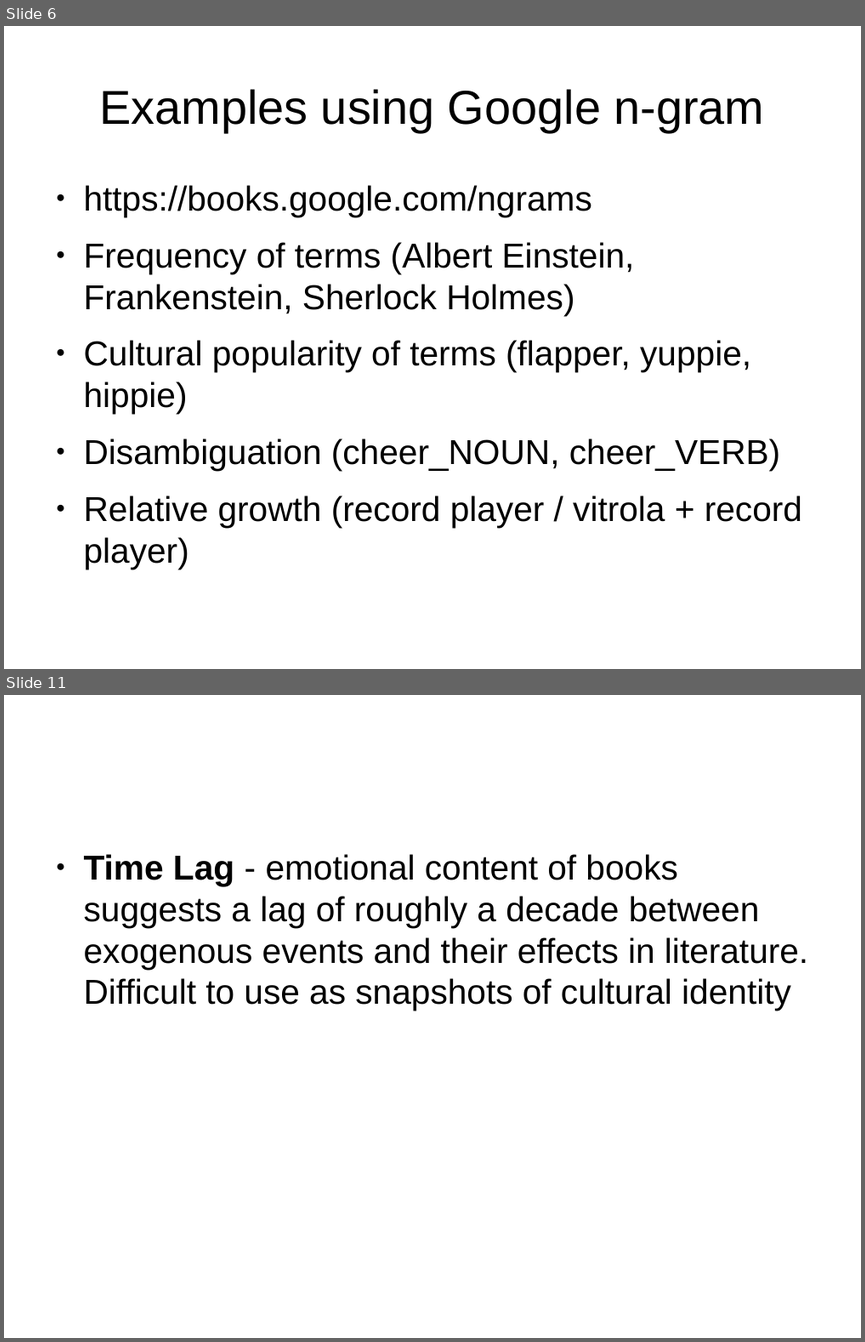
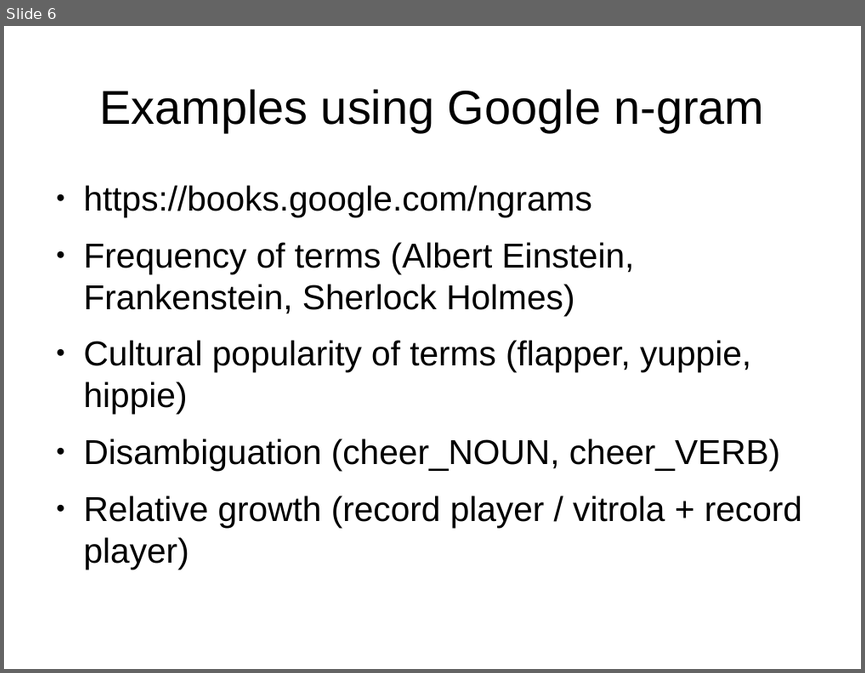
Before and after one commit to loudermilk/brownbag, a slide deck: decks/ngram.odp. Shown one above the other, each under a label of ours: slides 6 and 11 before the commit, slide 6 after it; the slides between them are not shown. The pictures are 865x1342 and 865x673 pixels, drawn with LibreOffice and Linux fonts; fonts in the diff are those of the drawing. Boxes give left, top, right and bottom in pixels: in the first picture for what was removed or moved away, otherwise in the second. Text is boxed around its words. In the diff, an @@ line names an element or a change of style, - is before the commit and + after.

```diff
--- a/decks/ngram.odp
+++ b/decks/ngram.odp
@@ slide 11 removed at box(4, 695, 861, 1338), background #FFFFFF @@
@@ text removed at box(84, 854, 808, 1010) @@
-● Time Lag - emotional content of books suggests a lag of roughly a decade between exogenous events and their effects in literature. Difficult to use as snapshots of cultural identity
```
Also in this commit, not shown: 6 slides changed, 1 slide added, 1 other slide removed.
